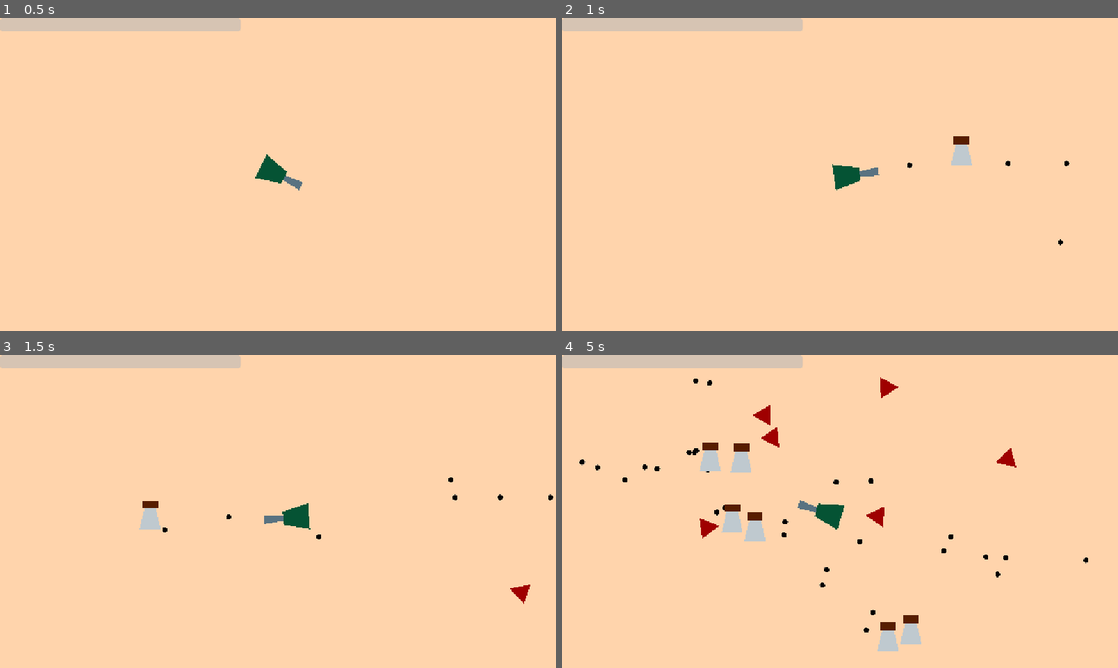
Above: before the commit, frames 1-4 (two rows, left to right).
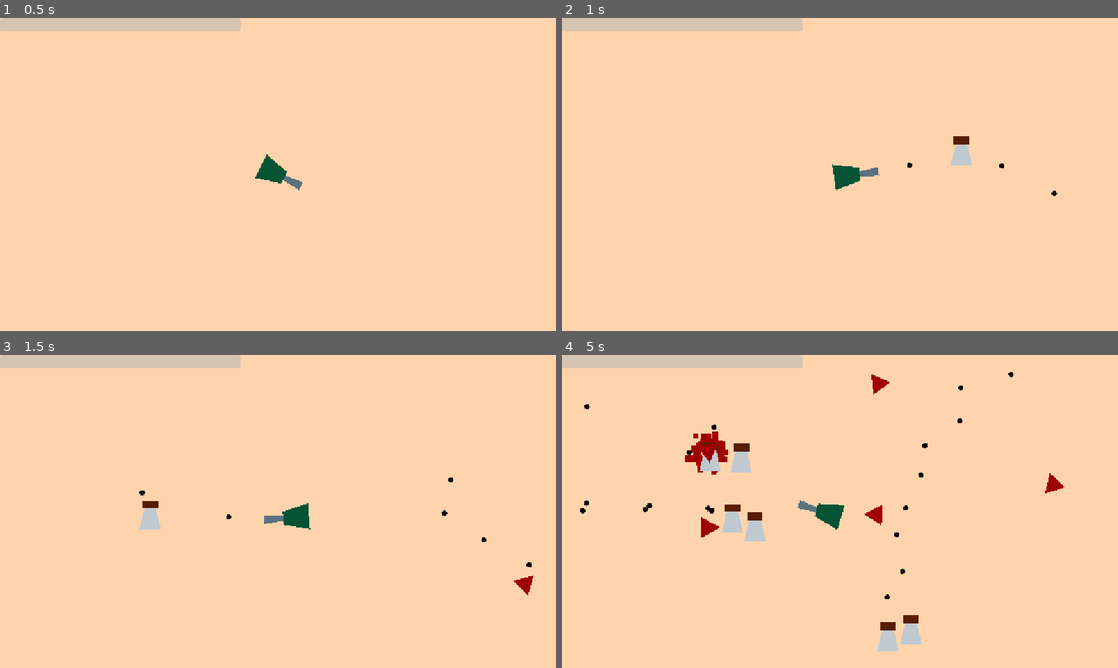
Above: after the commit, the same moments.

Repository: Crash-Out-Engine/NUS-Orbital-2025
Game: Godot game, scene res://scenes/game.tscn
The game is run twice, just before and just after one commit, with the same random seed, the same clock (stepped at 60 frames per second) and the same inputs.
Inputs (mouse positions are in pixels of both pictures, inside the frame that each line leads up to):
- Up to frame 1 (0.5 s): no input
- Up to frame 2 (1 s): tap Enter at 0.5 s; move the mouse to (962, 158) at 0.52 s; hold D (right) from 0.53 s (still down); hold Shift (add turret) from 0.53 s (still down); click (962, 158) at 0.8 s
- Up to frame 3 (1.5 s): move the mouse to (166, 527) at 1.27 s; release D (right) at 1.28 s; release Shift (add turret) at 1.28 s; hold S (down) from 1.28 s (still down); click (166, 527) at 1.35 s
- Up to frame 4 (5 s): tap Shift (add turret) at 1.55, 3.05, 4.55 s; move the mouse to (895, 442) at 2.02 s; release S (down) at 2.03 s; hold D (right) 2.03-2.78 s; hold Shift (add turret) 2.03-2.78 s; click (895, 442) at 2.3 s; move the mouse to (812, 574) at 2.77 s; hold W (up) 2.78-3.53 s; click (812, 574) at 2.85 s; move the mouse to (1006, 558) at 3.52 s; hold Shift (add turret) 3.53-4.28 s; hold A (left) from 3.53 s (still down); click (1006, 558) at 3.8 s; move the mouse to (673, 464) at 4.27 s; click (673, 464) at 4.35 s

Frame 1 is identical in both runs. In frame 2, less than 0.1% of the frame differs, in the area x 78-92%, y 45-73%; in frame 3, 0.3%; in frame 4, 1.7%, in the area x 3-95%, y 5-89%.

Commit message:
feat: add targeting and target priority, change movement and ranged to utilise targeting

Diff:
--- a/components/effectable/entity/movement.gd
+++ b/components/effectable/entity/movement.gd
@@ -12,6 +12,8 @@
 ## [code]1.0[/code] means to use actual velocity (i.e. calculated velocity has no effect).
 @export var lerp_weight: float = 0.0
 
+@export var is_player: bool = false
+
 func _ready() -> void:
 	assert(get_parent() is CharacterBody2D, "Movement's parent should be a CharacterBody2D.")
 	#assert(get_parent().direction is Callable, "Movement's parent should have a direction.")
@@ -21,7 +23,18 @@
 func _physics_process(delta: float) -> void:
 	var parent: CharacterBody2D = get_parent()
 
-	parent.velocity = parent.direction.call(delta).normalized() * value
-	parent.velocity = lerp(parent.velocity, parent.get_real_velocity(), lerp_weight)
+	if is_player:
+		parent.velocity = parent.direction.call(delta).normalized() * value
+		parent.velocity = lerp(parent.velocity, parent.get_real_velocity(), lerp_weight)
+
+	else:
+		var targeting: Targeting = parent.get_node_or_null(^"Targeting")
+		var target_priority: TargetPriority = parent.get_node_or_null(^"TargetPriority")
+
+		if targeting != null and target_priority != null:
+			var target = targeting.get_target(parent.global_position, target_priority.group)
+			if target != null:
+				parent.velocity = parent.global_position.direction_to(target.global_position).normalized() * value
+			parent.velocity = lerp(parent.velocity, parent.get_real_velocity(), lerp_weight)
 
 	parent.move_and_slide()
--- /dev/null
+++ b/components/effectable/entity/target_priority.gd
@@ -0,0 +1,8 @@
+class_name TargetPriority extends Effectable
+
+@export var initial_priority: float = 1.0
+
+@export var group: String
+
+func _ready() -> void:
+	value = initial_priority
--- a/components/ranged.gd
+++ b/components/ranged.gd
@@ -12,11 +12,12 @@
 	set(value):
 		barrel = value
 		update_configuration_warnings()
-@export var target: Node2D
+@export var targeting: Targeting = null
+@export var aim_at_mouse: bool = false
 @export var group: String
 @export var effects: Array[Effect] = []
 
-var _is_active: bool = false
+@export var active: bool = false
 
 func _ready() -> void:
 	assert(get_parent() is Node2D, "Parent must extend Node2D.")
@@ -31,15 +32,15 @@
 		warnings.append("Barrel must be specified.")
 	return warnings
 
-func set_active(active: bool):
-	_is_active = active
-
 func _physics_process(_delta: float) -> void:
-	if _is_active and ranged_cooldown.try_ranged():
+	var target = targeting.get_target(get_parent().global_position, group) if targeting != null else null
+	if active and (target != null or aim_at_mouse) and ranged_cooldown.try_ranged():
 		var bullet = bullet_scene.instantiate()
 		bullet.effects.append_array(effects)
 		bullet.group = group
 		bullet.global_position = barrel.global_position
-		bullet.direction = get_parent().global_position.angle_to_point(target.global_position if target != null else get_global_mouse_position())
+		bullet.direction = get_parent().global_position.angle_to_point(
+			get_global_mouse_position() if aim_at_mouse else target.global_position
+			)
 
 		$/root/Game.add_child(bullet)
--- /dev/null
+++ b/components/targeting.gd
@@ -0,0 +1,14 @@
+class_name Targeting extends Node
+
+func get_target(from: Vector2, group: String) -> Node2D:
+	var min_target: Node2D = null
+	var min_weightage: float = INF
+	for target in $/root/Game/Enemies.get_children() + $/root/Game/Allies.get_children():
+		var target_priority = target.get_node_or_null(^"TargetPriority")
+		if target is Node2D and target_priority != null and target_priority.group != group:
+			var weightage = target_priority.value * from.distance_squared_to(target.global_position)
+			if min_target == null or min_weightage > weightage:
+				min_target = target
+				min_weightage = weightage
+
+	return min_target
--- a/scenes/enemy.tscn
+++ b/scenes/enemy.tscn
@@ -8,7 +8,9 @@
 [ext_resource type="Script" uid="uid://dg8nexsbyn4fv" path="res://components/effectable/entity/melee_cooldown.gd" id="6_nenq2"]
 [ext_resource type="Script" uid="uid://4u7ojuepy3ur" path="res://components/effectable/entity/melee_damage.gd" id="7_ipns3"]
 [ext_resource type="Script" uid="uid://bqsxrr4x407ln" path="res://components/ranged.gd" id="8_md484"]
+[ext_resource type="Script" uid="uid://c6gdbuct43ynn" path="res://components/targeting.gd" id="9_8qclf"]
 [ext_resource type="Script" uid="uid://bacaht0aiera8" path="res://components/effectable/entity/ranged_cooldown.gd" id="9_ipns3"]
+[ext_resource type="Script" uid="uid://37nea431wead" path="res://components/effectable/entity/target_priority.gd" id="11_w8i8w"]
 
 [sub_resource type="CircleShape2D" id="CircleShape2D_8tegq"]
 radius = 16.0
@@ -51,15 +53,25 @@
 [node name="MeleeDamage" type="Node" parent="."]
 script = ExtResource("7_ipns3")
 
-[node name="Ranged" type="Node2D" parent="." node_paths=PackedStringArray("ranged_cooldown", "barrel")]
+[node name="Ranged" type="Node2D" parent="." node_paths=PackedStringArray("ranged_cooldown", "barrel", "targeting")]
 script = ExtResource("8_md484")
 ranged_cooldown = NodePath("../RangedCooldown")
 ranged_damage = 0.1
 barrel = NodePath("..")
+targeting = NodePath("../Targeting")
 group = "enemies"
 metadata/_custom_type_script = "uid://bqsxrr4x407ln"
+
+[node name="Targeting" type="Node" parent="."]
+script = ExtResource("9_8qclf")
+metadata/_custom_type_script = "uid://c6gdbuct43ynn"
 
 [node name="RangedCooldown" type="Node" parent="."]
 script = ExtResource("9_ipns3")
 ranged_cooldown = 1.5
 metadata/_custom_type_script = "uid://bacaht0aiera8"
+
+[node name="TargetPriority" type="Node" parent="."]
+script = ExtResource("11_w8i8w")
+group = "enemies"
+metadata/_custom_type_script = "uid://37nea431wead"
--- a/scenes/game.tscn
+++ b/scenes/game.tscn
@@ -13,12 +13,21 @@
 [node name="Game" type="Node2D"]
 script = ExtResource("1_yqjtg")
 
-[node name="Player" parent="." instance=ExtResource("1_uwrxv")]
+[node name="Timer" type="Timer" parent="."]
+wait_time = 0.5
+autostart = true
+
+[node name="WorldEnvironment" type="WorldEnvironment" parent="."]
+environment = SubResource("Environment_yqjtg")
+
+[node name="Allies" type="Node" parent="."]
+
+[node name="Player" parent="Allies" instance=ExtResource("1_uwrxv")]
 position = Vector2(283, 272)
 
-[node name="CanvasLayer" type="CanvasLayer" parent="Player"]
+[node name="CanvasLayer" type="CanvasLayer" parent="Allies/Player"]
 
-[node name="HealthBar" type="ProgressBar" parent="Player/CanvasLayer" node_paths=PackedStringArray("player")]
+[node name="HealthBar" type="ProgressBar" parent="Allies/Player/CanvasLayer" node_paths=PackedStringArray("player")]
 offset_right = 498.0
 offset_bottom = 27.0
 show_percentage = false
@@ -26,15 +35,10 @@
 player = NodePath("../..")
 metadata/_edit_use_anchors_ = true
 
-[node name="Camera2D" type="Camera2D" parent="Player"]
+[node name="Camera2D" type="Camera2D" parent="Allies/Player"]
 process_callback = 0
 position_smoothing_enabled = true
 
-[node name="Timer" type="Timer" parent="."]
-wait_time = 0.5
-autostart = true
-
-[node name="WorldEnvironment" type="WorldEnvironment" parent="."]
-environment = SubResource("Environment_yqjtg")
+[node name="Enemies" type="Node" parent="."]
 
 [connection signal="timeout" from="Timer" to="." method="_on_timer_timeout"]
--- a/scenes/player.tscn
+++ b/scenes/player.tscn
@@ -6,6 +6,7 @@
 [ext_resource type="Script" uid="uid://wwqkkrfhwiyn" path="res://components/hitbox.gd" id="4_dqkch"]
 [ext_resource type="Script" uid="uid://bqsxrr4x407ln" path="res://components/ranged.gd" id="5_qlg0r"]
 [ext_resource type="Script" uid="uid://bacaht0aiera8" path="res://components/effectable/entity/ranged_cooldown.gd" id="6_tuyoq"]
+[ext_resource type="Script" uid="uid://37nea431wead" path="res://components/effectable/entity/target_priority.gd" id="7_fjrip"]
 
 [sub_resource type="CapsuleShape2D" id="CapsuleShape2D_g2els"]
 radius = 18.2857
@@ -41,6 +42,7 @@
 [node name="Movement" type="Node" parent="."]
 script = ExtResource("2_g2els")
 lerp_weight = 0.9
+is_player = true
 metadata/_custom_type_script = "uid://bjwn8mansrw1v"
 
 [node name="Health" type="Node" parent="."]
@@ -57,6 +59,7 @@
 script = ExtResource("5_qlg0r")
 ranged_cooldown = NodePath("../RangedCooldown")
 barrel = NodePath("../Barrel")
+aim_at_mouse = true
 group = "allies"
 metadata/_custom_type_script = "uid://bqsxrr4x407ln"
 
@@ -65,5 +68,10 @@
 ranged_cooldown = 0.1
 metadata/_custom_type_script = "uid://bacaht0aiera8"
 
+[node name="TargetPriority" type="Node" parent="."]
+script = ExtResource("7_fjrip")
+group = "allies"
+metadata/_custom_type_script = "uid://37nea431wead"
+
 [connection signal="just_changed" from="Health" to="." method="_on_health_just_changed"]
 [connection signal="just_emptied" from="Health" to="." method="_on_health_just_emptied"]
--- a/scenes/turret.tscn
+++ b/scenes/turret.tscn
@@ -1,9 +1,11 @@
-[gd_scene load_steps=6 format=3 uid="uid://iqyedsof74fp"]
+[gd_scene load_steps=8 format=3 uid="uid://iqyedsof74fp"]
 
 [ext_resource type="Script" uid="uid://d8jbrtwr3jw" path="res://scripts/turret.gd" id="1_x3mc5"]
 [ext_resource type="Script" uid="uid://wwqkkrfhwiyn" path="res://components/hitbox.gd" id="2_el7wl"]
 [ext_resource type="Script" uid="uid://bacaht0aiera8" path="res://components/effectable/entity/ranged_cooldown.gd" id="3_pp6j5"]
 [ext_resource type="Script" uid="uid://bqsxrr4x407ln" path="res://components/ranged.gd" id="4_6fjxm"]
+[ext_resource type="Script" uid="uid://c6gdbuct43ynn" path="res://components/targeting.gd" id="5_6fjxm"]
+[ext_resource type="Script" uid="uid://37nea431wead" path="res://components/effectable/entity/target_priority.gd" id="6_dirdf"]
 
 [sub_resource type="CapsuleShape2D" id="CapsuleShape2D_fowog"]
 radius = 12.0
@@ -18,10 +20,10 @@
 polygon = PackedVector2Array(-8, -24, -16, 8, 16, 8, 8, -24)
 
 [node name="Polygon2D2" type="Polygon2D" parent="."]
-position = Vector2(0, 8)
+position = Vector2(-7.62939e-06, -40)
 scale = Vector2(1.38583, 1.47059)
 color = Color(0.343323, 0.123762, 4.81308e-08, 1)
-polygon = PackedVector2Array(-11.5455, -27.2, 11.5455, -27.2, 11.5455, -38.08, -11.5455, -38.08)
+polygon = PackedVector2Array(-11.5454, -5.43999, -11.5454, 5.43999, 11.5454, 5.43999, 11.5454, -5.43999)
 
 [node name="CollisionShape2D" type="CollisionShape2D" parent="."]
 rotation = 1.5708
@@ -36,9 +38,19 @@
 ranged_cooldown = 0.2
 metadata/_custom_type_script = "uid://bacaht0aiera8"
 
-[node name="Ranged" type="Node2D" parent="." node_paths=PackedStringArray("ranged_cooldown", "barrel")]
+[node name="Ranged" type="Node2D" parent="." node_paths=PackedStringArray("ranged_cooldown", "barrel", "targeting")]
 script = ExtResource("4_6fjxm")
 ranged_cooldown = NodePath("../RangedCooldown")
 barrel = NodePath("../Polygon2D2")
+targeting = NodePath("Targeting")
 group = "allies"
 metadata/_custom_type_script = "uid://bqsxrr4x407ln"
+
+[node name="Targeting" type="Node" parent="Ranged"]
+script = ExtResource("5_6fjxm")
+metadata/_custom_type_script = "uid://c6gdbuct43ynn"
+
+[node name="TargetPriority" type="Node" parent="."]
+script = ExtResource("6_dirdf")
+group = "allies"
+metadata/_custom_type_script = "uid://37nea431wead"
--- a/scripts/bullet.gd
+++ b/scripts/bullet.gd
@@ -17,7 +17,6 @@
 
 func _on_body_entered(body: Node2D) -> void:
 	if body.get_node_or_null(^"./Hitbox") != null and not body.is_in_group(group):
-		print(effects)
 		for effect in effects:
 			body.get_node_or_null(^"./Hitbox").trigger(effect)
 		queue_free()
--- a/scripts/enemy.gd
+++ b/scripts/enemy.gd
@@ -2,8 +2,9 @@
 
 var explosion_scene = preload("res://scenes/explosion.tscn")
 
-@onready var player = $/root/Game/Player
-@onready var ranged = $Ranged
+@onready var player: Player = $/root/Game/Allies/Player
+@onready var ranged: Ranged = $Ranged
+@onready var targeting: Targeting = $Targeting
 
 var direction: Callable = func(_delta: float) -> Vector2:
 	return global_position.direction_to(player.global_position)
@@ -13,11 +14,12 @@
 func _ready() -> void:
 	$Health.just_emptied.connect(die)
 	$Health.just_reduced.connect(bleed)
-	$Ranged.target = $/root/Game/Player
-	$Ranged.set_active(true)
+	$Ranged.active = false
 
 func _physics_process(_delta: float) -> void:
-	look_at(player.global_position)
+	var target = targeting.get_target(global_position, "enemies")
+	if target != null:
+		look_at(target.global_position)
 
 func die():
 	queue_free()
--- a/scripts/game.gd
+++ b/scripts/game.gd
@@ -2,7 +2,7 @@
 
 var enemy_scene = preload("res://scenes/enemy.tscn")
 
-@onready var player = $Player
+@onready var player = $Allies/Player
 
 func _on_timer_timeout() -> void:
 	var enemy = enemy_scene.instantiate()
@@ -11,4 +11,4 @@
 	enemy.global_position += get_viewport_rect().size.length() * 0.6 * Vector2.from_angle(randf_range(0, 2 * PI))
 
 	enemy.look_at(player.global_position)
-	add_child(enemy)
+	$Enemies.add_child(enemy)
--- a/scripts/player.gd
+++ b/scripts/player.gd
@@ -25,15 +25,15 @@
 	look_at(get_global_mouse_position())
 
 	if Input.is_action_just_pressed("shoot"):
-		ranged.set_active(true)
+		ranged.active = true
 	if Input.is_action_just_released("shoot"):
-		ranged.set_active(false)
+		ranged.active = false
 
 	if Input.is_action_just_pressed("add turret"):
 		current_turret = turret_scene.instantiate()
 		current_turret.set_collidable(false)
 		current_turret.global_position = get_global_mouse_position()
-		$/root/Game.add_child(current_turret)
+		$/root/Game/Allies.add_child(current_turret)
 
 	if Input.is_action_pressed("add turret"):
 		if current_turret != null:
--- a/scripts/turret.gd
+++ b/scripts/turret.gd
@@ -3,10 +3,10 @@
 @onready var ranged: Ranged = $Ranged
 
 func _ready() -> void:
-	ranged.set_active(true)
+	ranged.active = true
 	ranged.effects.append_array([
 		HealthEffect.create_instant(1.0),
 	])
 
 func set_collidable(value: bool) -> void:
-	$"./CollisionShape2D".set_deferred("disabled", not value)
+	$CollisionShape2D.set_deferred("disabled", not value)
Not shown, added: components/effectable/entity/target_priority.gd.uid
Not shown, added: components/targeting.gd.uid
Not shown: 1 places in scenes/enemy.tscn that only renumber resources
Not shown: 1 places in scenes/player.tscn that only renumber resources
